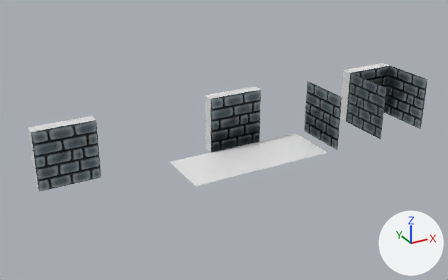
A saved change to the Blender file blender/walls.blend.
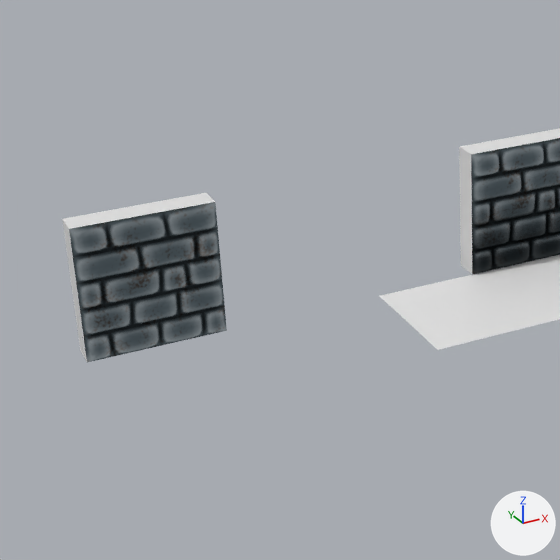
Each version appears first whole from a camera (50 mm lens) standing at (-2.08, -8.8, 4.58) and looking at (2.66, -0.18, 0.28), and next in a close-up on the part from 0% to 56% of the width and 11% to 100% of the height. Lighting does not change. The marker at lower right points along +X, +Y and +Z.

In view in the first close-up: 'Plane.001', 'TileWall', 'TileWall.001', 'TileWallHighpoly', 'TileWallHighpoly.002'.
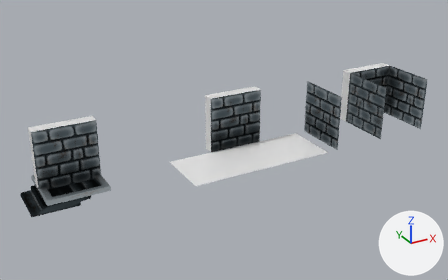
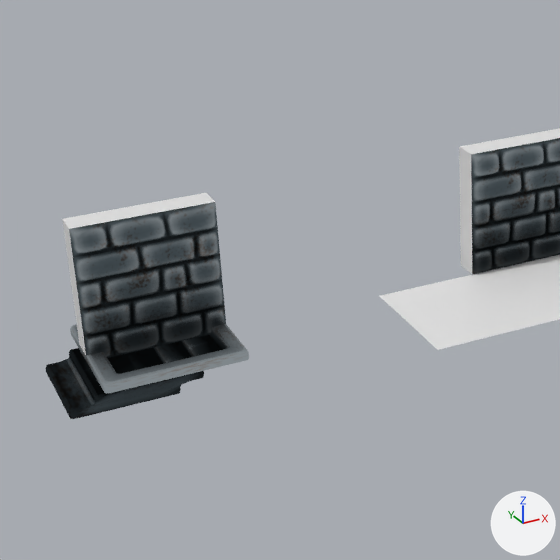
What differs and where, as boxes [x1, y1, x2, y2] in the close-ups (560 x 560 px):
'DownStairs', added: after [45, 323, 249, 419]

The edits, one by one:
Mesh me_downstairs is new.
It has 34 vertices, 26 faces and spans x -0.725..0.5, y -0.5..0.0, z -0.207..0.071.
It uses material mat_wallhigh.
Object 'DownStairs' (ob_downstairs) is new; it shows me_downstairs.
Its location is (0.0, 0.0, 0.0).
It gains a MIRROR modifier named 'Mirror'.
Modifier setting: use_axis = (False, True, False).
Modifier setting: use_clip = True.
It gains a BEVEL modifier named 'Bevel'.
Modifier setting: width = 0.024.
Modifier setting: width_pct = 0.024.
Modifier setting: segments = 2.
Modifier setting: limit_method = 'NONE'.
